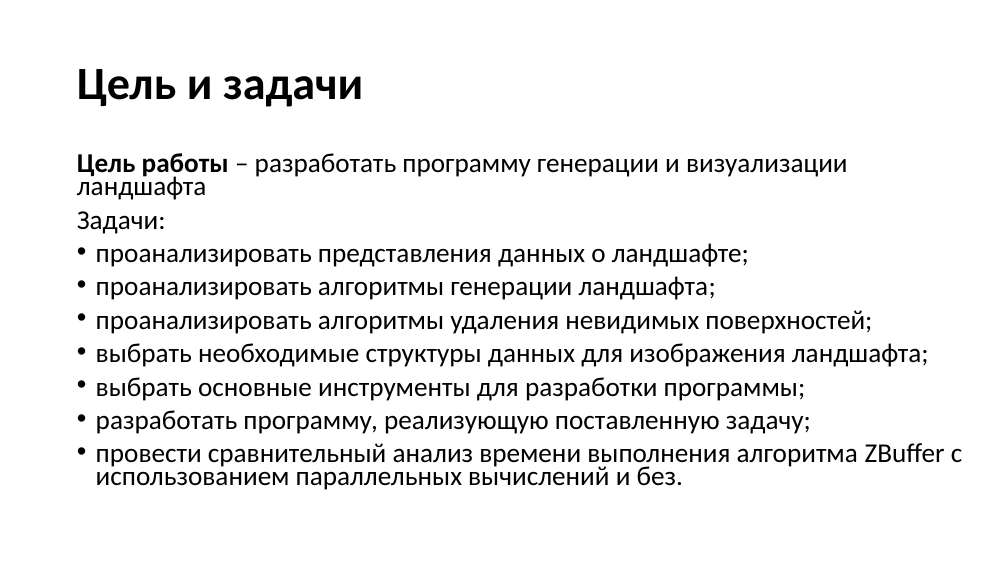
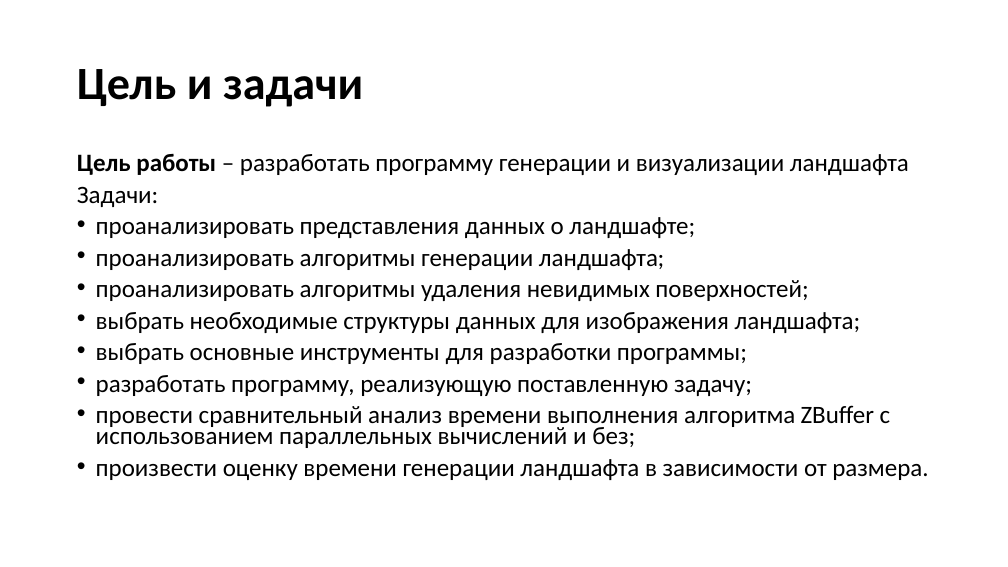
Before and after one commit to Inlucker/LandscapeTest, a slide deck: slide 2 of Presentation/Pronin LandscapeGen.pptx. Drawn at 1008x567 pixels with LibreOffice and Linux fonts; fonts in the diff are those of the drawing. Boxes give left, top, right and bottom in pixels: in the first picture for what was removed or moved away, otherwise in the second. Text is boxed around its words. In the diff, an @@ line names an element or a change of style, - is before the commit and + after.

```diff
--- a/Presentation/Pronin LandscapeGen.pptx
+++ b/Presentation/Pronin LandscapeGen.pptx
@@ text at (77,154,909,396): size 25.9 to 23.8 pt in "Цель работы – разработать программу генерации и ...", "Задачи:", "проанализировать представления данных о ландшафте;", "проанализировать алгоритмы генерации ландшафта;" and 4 more places @@
@@ text at (96,405,928,480): text changed; size 25.9 to 23.8 pt @@
-• провести сравнительный анализ времени выполнения алгоритма ZBuffer с использованием параллельных вычислений и без.
+• провести сравнительный анализ времени выполнения алгоритма ZBuffer с использованием параллельных вычислений и без;
+• произвести оценку времени генерации ландшафта в зависимости от размера.
```
Also in this commit, not shown: 1 other slide changed, 5 other files.
